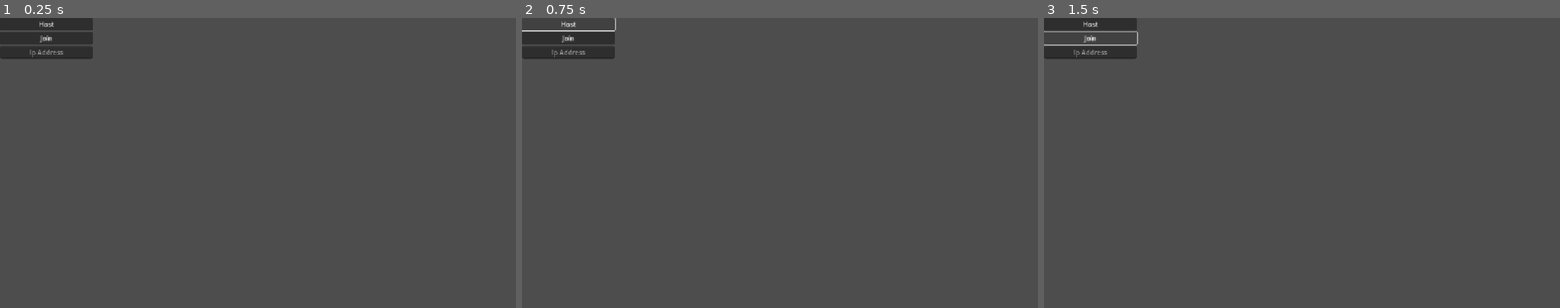
Above: before the commit, frames 1-3 (left to right).
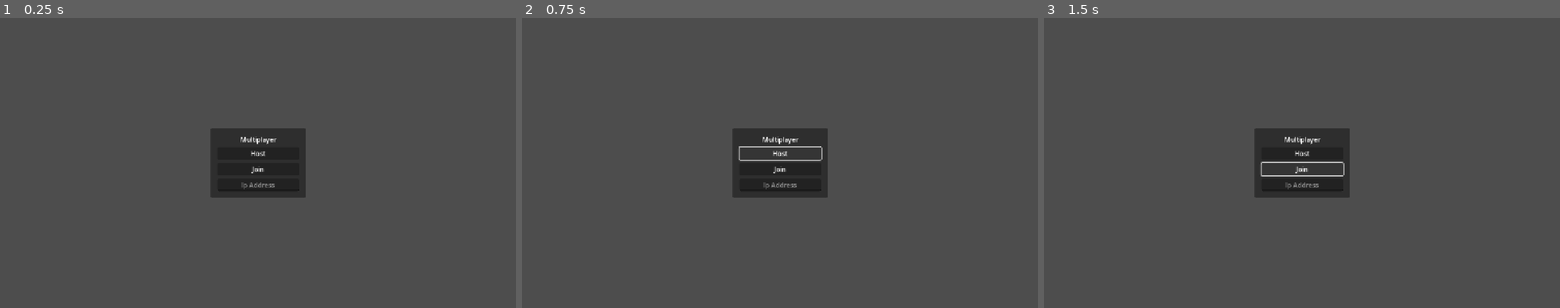
Above: after the commit, the same moments.

Repository: Iridynne/project-elevator
Game: Godot game, scene res://levels/debug/debug_network.tscn
Two runs of this game, one before a commit and one after it. Both use one fixed random seed, a clock stepped at 60 frames per second and the inputs below.
Inputs:
- Up to frame 1 (0.25 s): no input
- Up to frame 2 (0.75 s): click "Host" at 0.5 s
- Up to frame 3 (1.5 s): click "Join" at 1.25 s

The runs differ from the first frame. In frame 1, 6.5% of the frame differs, in the area x 0-60%, y 0-62%; in frame 2, 5.3%; in frame 3, 5.3%.

Commit message:
feat: Reorganized debug scene

Diff:
--- /dev/null
+++ b/levels/debug/debug_network.gd
@@ -0,0 +1,15 @@
+extends Node3D
+
+@export_category("References")
+@export var address_entry: LineEdit
+
+
+func _on_host_button_pressed() -> void:
+	NetworkHandler.start_server()
+
+
+func _on_join_button_pressed() -> void:
+	var ip_address: String = address_entry.text
+	if not ip_address: return
+
+	NetworkHandler.join_server(ip_address)
--- a/levels/debug/debug_network.tscn
+++ b/levels/debug/debug_network.tscn
@@ -1,34 +1,55 @@
 [gd_scene load_steps=2 format=3 uid="uid://bm2wiyev7q6j0"]
 
-[ext_resource type="Script" uid="uid://urg17wa2eq48" path="res://levels/debug/network_ui.gd" id="1_vqt6f"]
+[ext_resource type="Script" uid="uid://s1jimucnwiyo" path="res://levels/debug/debug_network.gd" id="1_vqt6f"]
 
-[node name="DebugNetwork" type="Node3D"]
+[node name="DebugNetwork" type="Node3D" node_paths=PackedStringArray("address_entry")]
+script = ExtResource("1_vqt6f")
+address_entry = NodePath("CanvasLayer/MultiplayerMenu/MarginContainer/VBoxContainer/AddressEntry")
 
-[node name="NetworkUI" type="Control" parent="." node_paths=PackedStringArray("address_entry")]
-layout_mode = 3
-anchors_preset = 0
-offset_right = 40.0
-offset_bottom = 40.0
-script = ExtResource("1_vqt6f")
-address_entry = NodePath("VBoxContainer/AddressEntry")
+[node name="CanvasLayer" type="CanvasLayer" parent="."]
 
-[node name="VBoxContainer" type="VBoxContainer" parent="NetworkUI"]
-layout_mode = 0
-offset_right = 230.0
-offset_bottom = 101.0
+[node name="MultiplayerMenu" type="PanelContainer" parent="CanvasLayer"]
+anchors_preset = 8
+anchor_left = 0.5
+anchor_top = 0.5
+anchor_right = 0.5
+anchor_bottom = 0.5
+offset_left = -117.5
+offset_top = -66.5
+offset_right = 117.5
+offset_bottom = 66.5
+grow_horizontal = 2
+grow_vertical = 2
 
-[node name="HostButton" type="Button" parent="NetworkUI/VBoxContainer"]
+[node name="MarginContainer" type="MarginContainer" parent="CanvasLayer/MultiplayerMenu"]
+layout_mode = 2
+theme_override_constants/margin_left = 16
+theme_override_constants/margin_top = 16
+theme_override_constants/margin_right = 16
+theme_override_constants/margin_bottom = 16
+
+[node name="VBoxContainer" type="VBoxContainer" parent="CanvasLayer/MultiplayerMenu/MarginContainer"]
+layout_mode = 2
+theme_override_constants/separation = 8
+
+[node name="Label" type="Label" parent="CanvasLayer/MultiplayerMenu/MarginContainer/VBoxContainer"]
+layout_mode = 2
+text = "Multiplayer"
+horizontal_alignment = 1
+vertical_alignment = 1
+
+[node name="HostButton" type="Button" parent="CanvasLayer/MultiplayerMenu/MarginContainer/VBoxContainer"]
 layout_mode = 2
 text = "Host"
 
-[node name="JoinButton" type="Button" parent="NetworkUI/VBoxContainer"]
+[node name="JoinButton" type="Button" parent="CanvasLayer/MultiplayerMenu/MarginContainer/VBoxContainer"]
 layout_mode = 2
 text = "Join"
 
-[node name="AddressEntry" type="LineEdit" parent="NetworkUI/VBoxContainer"]
+[node name="AddressEntry" type="LineEdit" parent="CanvasLayer/MultiplayerMenu/MarginContainer/VBoxContainer"]
 layout_mode = 2
 placeholder_text = "Ip Address"
 alignment = 1
 
-[connection signal="pressed" from="NetworkUI/VBoxContainer/HostButton" to="NetworkUI" method="_on_host_button_pressed"]
-[connection signal="pressed" from="NetworkUI/VBoxContainer/JoinButton" to="NetworkUI" method="_on_join_button_pressed"]
+[connection signal="pressed" from="CanvasLayer/MultiplayerMenu/MarginContainer/VBoxContainer/HostButton" to="." method="_on_host_button_pressed"]
+[connection signal="pressed" from="CanvasLayer/MultiplayerMenu/MarginContainer/VBoxContainer/JoinButton" to="." method="_on_join_button_pressed"]
--- a/levels/debug/network_ui.gd
+++ /dev/null
@@ -1,13 +0,0 @@
-extends Control
-
-@export var address_entry: LineEdit
-
-
-func _on_host_button_pressed() -> void:
-	NetworkHandler.start_server()
-
-
-func _on_join_button_pressed() -> void:
-	if not address_entry.text: return
-
-	NetworkHandler.join_server(address_entry.text)
Not shown, added: levels/debug/debug_network.gd.uid
Not shown, removed: levels/debug/network_ui.gd.uid
